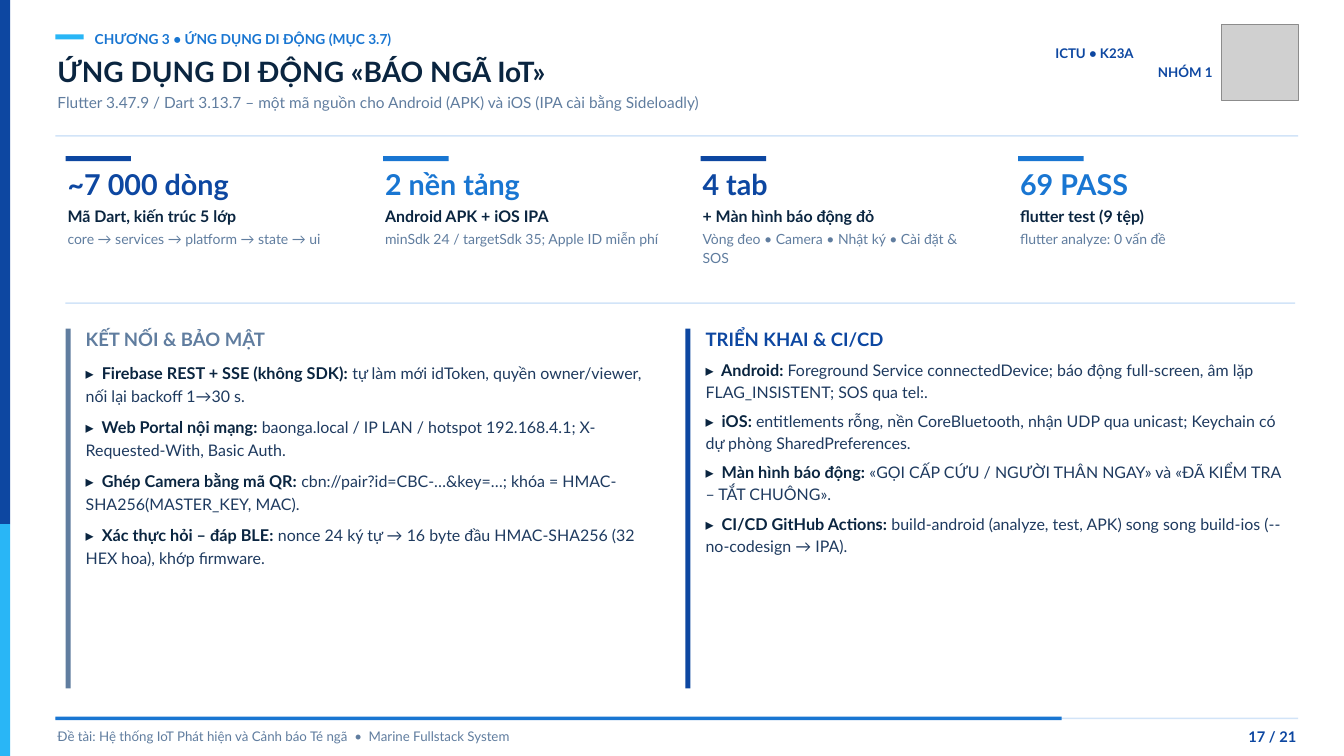
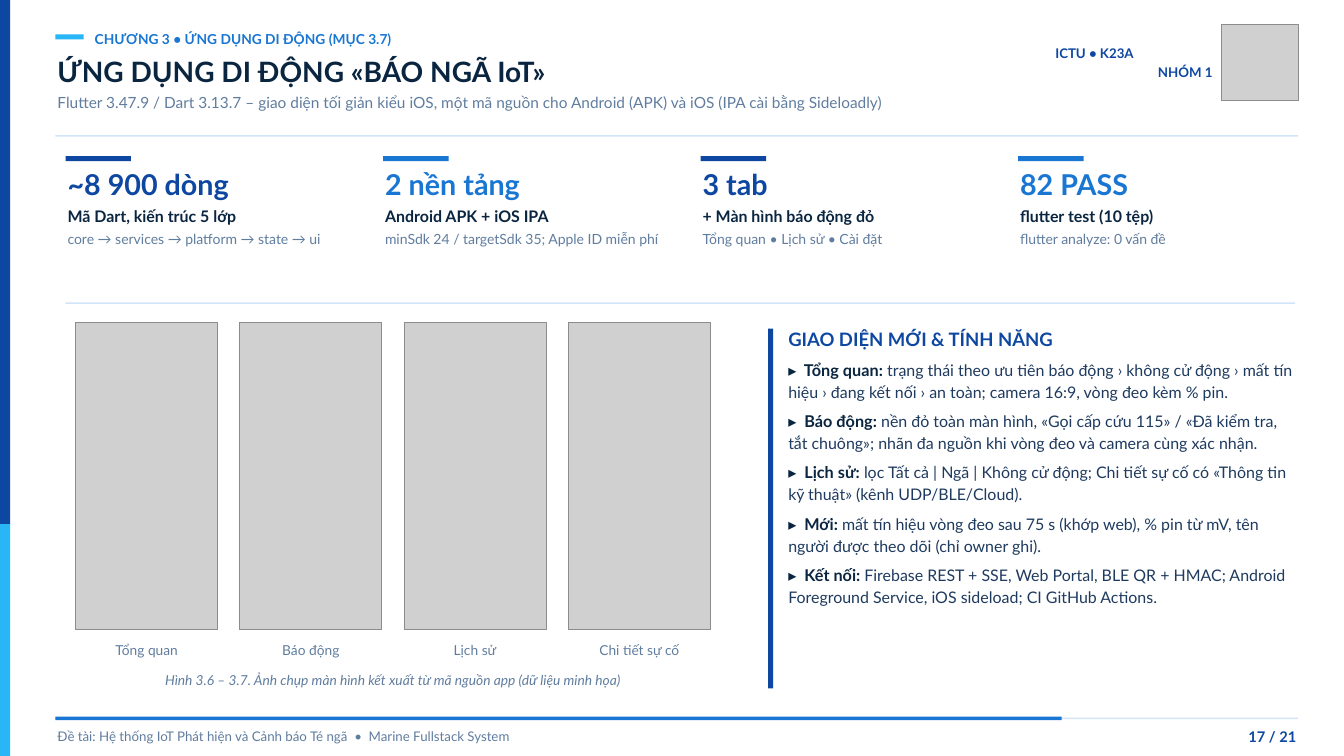
Before and after one commit to twhunq/Fall-Detect, a slide deck: slide 17 of docs/reports/Slide_Thuyet_Trinh_Nhom_1.pptx. Drawn at 1344x756 pixels with LibreOffice and Linux fonts; fonts in the diff are those of the drawing; grey boxes stand for pictures. Boxes give left, top, right and bottom in pixels: in the first picture for what was removed or moved away, otherwise in the second. Text is boxed around its words. In the diff, an @@ line names an element or a change of style, - is before the commit and + after.

```diff
--- a/docs/reports/Slide_Thuyet_Trinh_Nhom_1.pptx
+++ b/docs/reports/Slide_Thuyet_Trinh_Nhom_1.pptx
@@ text at box(57, 95, 882, 111): text changed @@
-Flutter 3.47.9 / Dart 3.13.7 – một mã nguồn cho Android (APK) và iOS (IPA cài bằng Sideloadly)
+Flutter 3.47.9 / Dart 3.13.7 – giao diện tối giản kiểu iOS, một mã nguồn cho Android (APK) và iOS (IPA cài bằng Sideloadly)
@@ text at box(68, 173, 229, 200): text changed @@
-~7 000 dòng
+~8 900 dòng
@@ text at box(703, 173, 767, 196): text changed @@
-4 tab
+3 tab
@@ text at box(1020, 174, 1153, 225): text changed @@
-69 PASS
-flutter test (9 tệp)
+82 PASS
+flutter test (10 tệp)
@@ text at box(703, 232, 883, 247): text changed @@
-Vòng đeo • Camera • Nhật ký • Cài đặt & SOS
+Tổng quan • Lịch sử • Cài đặt
@@ rectangle removed at box(66, 329, 71, 689) @@
@@ picture added at box(76, 323, 218, 630) @@
@@ picture added at box(240, 323, 382, 630) @@
@@ picture added at box(404, 323, 546, 630) @@
@@ picture added at box(569, 323, 711, 630) @@
@@ rectangle: place and size @@
-rectangle at box(686, 329, 691, 689)
+rectangle at box(768, 329, 773, 689)
@@ text removed at box(86, 330, 641, 567) @@
-KẾT NỐI & BẢO MẬT
-▸ Firebase REST + SSE (không SDK): tự làm mới idToken, quyền owner/viewer, nối lại backoff 1→30 s.
-▸ Web Portal nội mạng: baonga.local / IP LAN / hotspot 192.168.4.1; X-Requested-With, Basic Auth.
-▸ Ghép Camera bằng mã QR: cbn://pair?id=CBC-…&key=…; khóa = HMAC-SHA256(MASTER_KEY, MAC).
-▸ Xác thực hỏi – đáp BLE: nonce 24 ký tự → 16 byte đầu HMAC-SHA256 (32 HEX hoa), khớp firmware.
@@ text at box(788, 330, 1293, 584): text changed @@
-TRIỂN KHAI & CI/CD
-▸ Android: Foreground Service connectedDevice; báo động full-screen, âm lặp FLAG_INSISTENT; SOS qua tel:.
-▸ iOS: entitlements rỗng, nền CoreBluetooth, nhận UDP qua unicast; Keychain có dự phòng SharedPreferences.
-▸ Màn hình báo động: «GỌI CẤP CỨU / NGƯỜI THÂN NGAY» và «ĐÃ KIỂM TRA – TẮT CHUÔNG».
-▸ CI/CD GitHub Actions: build-android (analyze, test, APK) song song build-ios (--no-codesign → IPA).
+GIAO DIỆN MỚI & TÍNH NĂNG
+▸ Tổng quan: trạng thái theo ưu tiên báo động › không cử động › mất tín hiệu › đang kết nối › an toàn; camera 16:9, vòng đeo kèm % pin.
+▸ Báo động: nền đỏ toàn màn hình, «Gọi cấp cứu 115» / «Đã kiểm tra, tắt chuông»; nhãn đa nguồn khi vòng đeo và camera cùng xác nhận.
+▸ Lịch sử: lọc Tất cả | Ngã | Không cử động; Chi tiết sự cố có «Thông tin kỹ thuật» (kênh UDP/BLE/Cloud).
+▸ Mới: mất tín hiệu vòng đeo sau 75 s (khớp web), % pin từ mV, tên người được theo dõi (chỉ owner ghi).
+▸ Kết nối: Firebase REST + SSE, Web Portal, BLE QR + HMAC; Android Foreground Service, iOS sideload; CI GitHub Actions.
@@ text added at box(115, 644, 178, 658), 9.8 pt, text #607D9F @@
+Tổng quan
@@ text added at box(282, 645, 339, 658), 9.8 pt, text #607D9F @@
+Báo động
@@ text added at box(454, 645, 497, 658), 9.8 pt, text #607D9F @@
+Lịch sử
@@ text added at box(599, 644, 679, 658), 9.8 pt, text #607D9F @@
+Chi tiết sự cố
@@ text added at box(165, 673, 620, 688), 9.8 pt, text #607D9F, italic @@
+Hình 3.6 – 3.7. Ảnh chụp màn hình kết xuất từ mã nguồn app (dữ liệu minh họa)
```
Also in this commit, not shown: 6 other slides changed, 8 other files.
